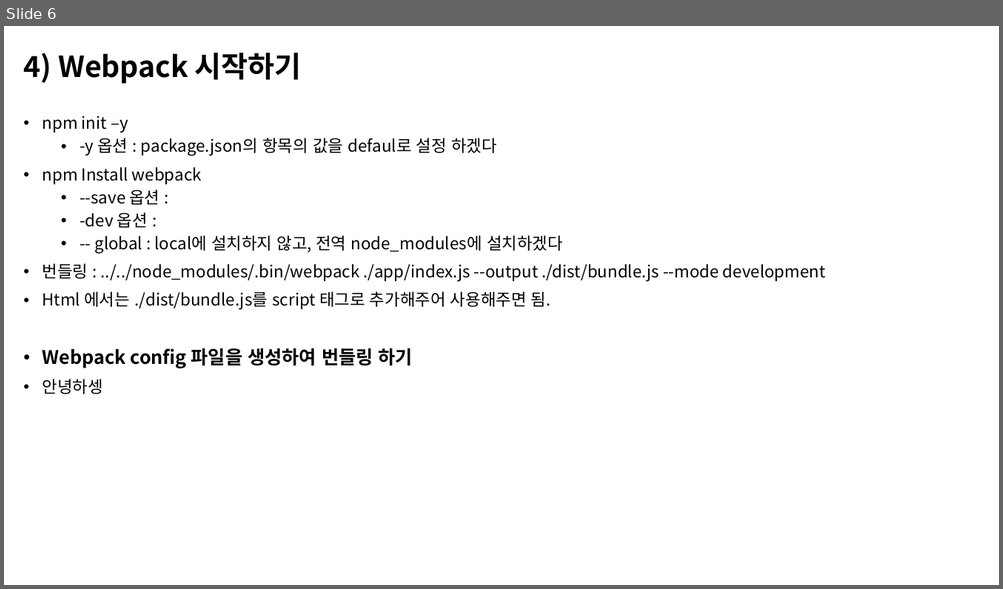
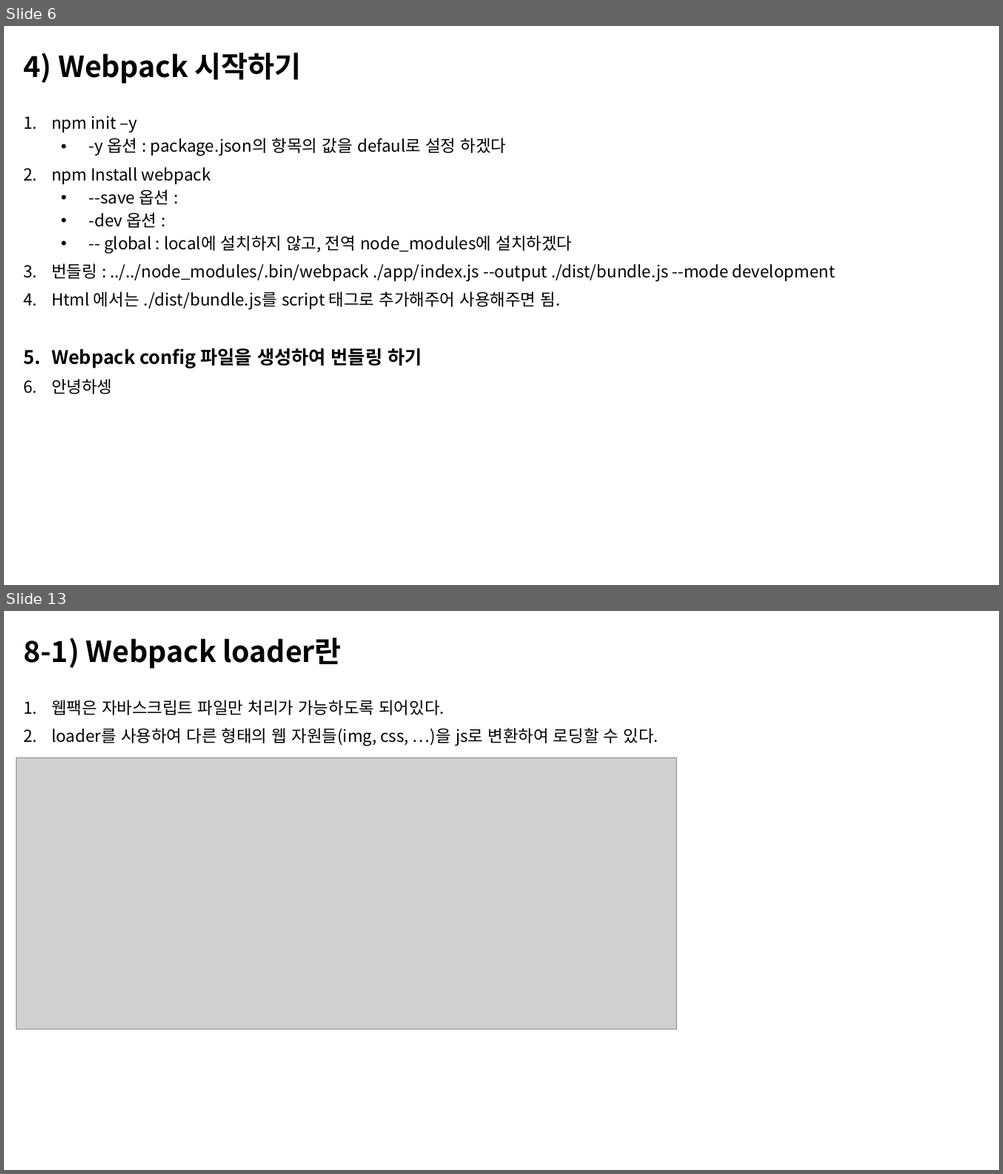
Before and after one commit to n4oah-study/webpack, a slide deck: document/webpack.pptx. Shown one above the other, each under a label of ours: slide 6 before the commit, slides 6 and 13 after it; the slides between them are not shown. The pictures are 1003x589 and 1003x1174 pixels, drawn with LibreOffice and Linux fonts; fonts in the diff are those of the drawing; grey boxes stand for pictures. Boxes give left, top, right and bottom in pixels: in the first picture for what was removed or moved away, otherwise in the second. Text is boxed around its words. In the diff, an @@ line names an element or a change of style, - is before the commit and + after.

Commit message:
webpack pptx 수정

```diff
--- a/document/webpack.pptx
+++ b/document/webpack.pptx
@@ slide 13 added at (4,611,999,1170), background #FFFFFF @@
@@ title added at (23,638,341,669), 28 pt, text #000000, bold @@
+8-1) Webpack loader란
@@ text added at (51,700,658,746), 16 pt, text #000000 @@
+1. 웹팩은 자바스크립트 파일만 처리가 가능하도록 되어있다.
+2. loader를 사용하여 다른 형태의 웹 자원들(img, css, …)을 js로 변환하여 로딩할 수 있다.
@@ picture added at (16,758,676,1031) @@
@@ slide 6 changed as well @@
@@ text "npm init –y" at (51,116,835,395): bullet • to 1.; indent changed @@
```
Also in this commit, not shown: 6 other slides changed, 5 other slides added, 6 other files.
